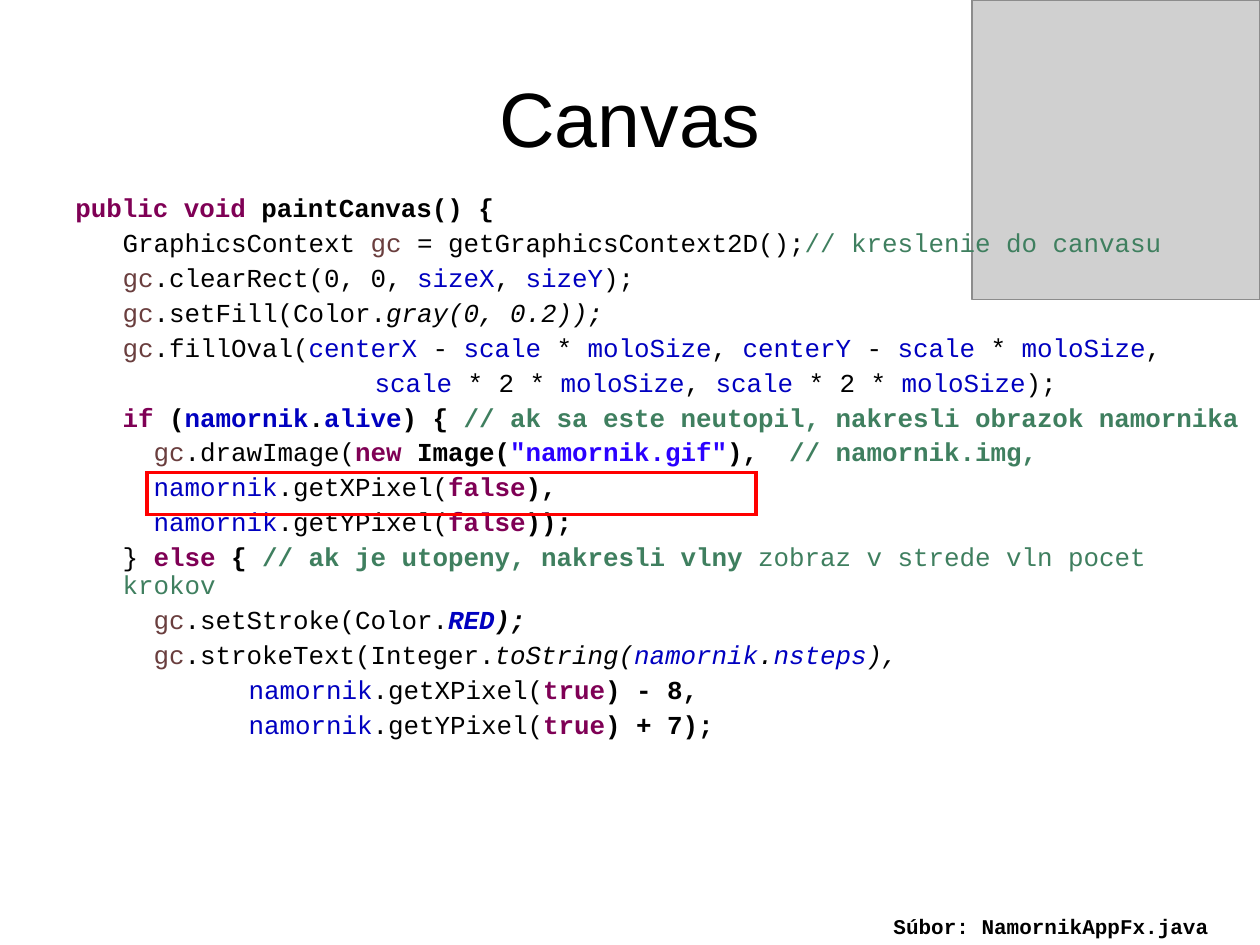
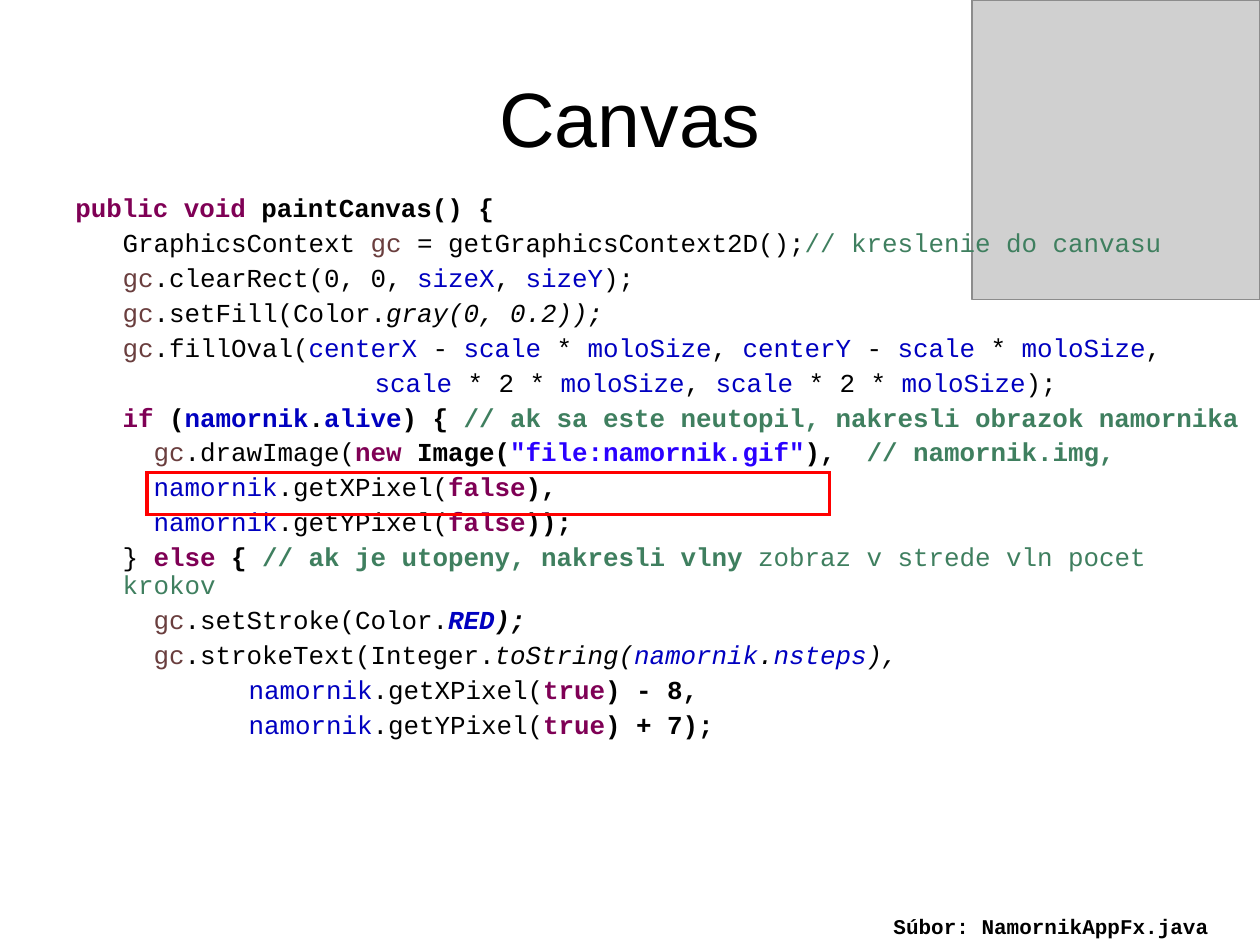
Before and after one commit to Programovanie4/Prednasky, a slide deck: slide 21 of 11/11_java.ppt. Drawn at 1260x945 pixels with LibreOffice and Linux fonts; fonts in the diff are those of the drawing; grey boxes stand for pictures. Boxes give left, top, right and bottom in pixels: in the first picture for what was removed or moved away, otherwise in the second. Text is boxed around its words. In the diff, an @@ line names an element or a change of style, - is before the commit and + after.

```diff
--- a/11/11_java.ppt
+++ b/11/11_java.ppt
@@ text at box(154, 442, 1115, 467): text changed @@
-gc.drawImage(new Image("namornik.gif"), // namornik.img,
+gc.drawImage(new Image("file:namornik.gif"), // namornik.img,
@@ rectangle: place and size @@
-rectangle at box(147, 472, 756, 514)
+rectangle at box(147, 472, 830, 514)
```
Also in this commit, not shown: 1 other slide changed, 1 slide added, 1 slide removed, 3 other files.
